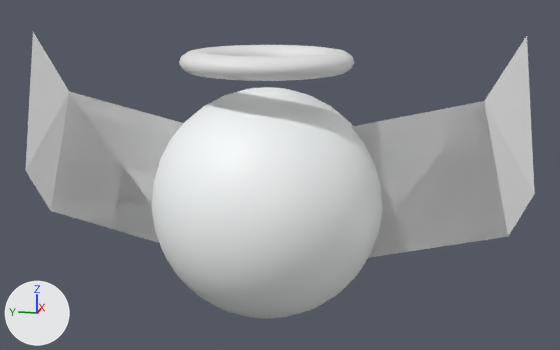
Two versions of the Blender file Assets/Imports/enemy.blend, one commit apart.
The view is the same before and after, from a camera (50 mm lens) standing at (-6.4, -1.39, 1.85) and looking at (0.03, -0.11, 0.24). Every picture has the same lights, and +X, +Y and +Z are marked at lower left.
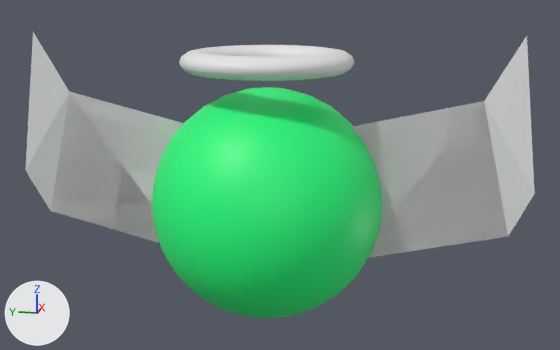
Boxes (x1, y1, x2, y2) around the edits, measured in the pictures (560 x 350 px):
'Sphere', surface changed (white to green)
    both: (152, 87, 383, 319)

The change, as a diff of the scene's bpy script:
```diff
--- a/Assets/Imports/enemy.blend.py
+++ b/Assets/Imports/enemy.blend.py
@@ img_body @@
+img_body = load_image('Body', 'BodyTexture.png', 1024, 1024, 'sRGB')
@@ mat_body @@
 mat_body = principled_material('Body')
-mat_body.base_color = (0.973, 1.0, 1.0)  # white #fcffff
+mat_body.texture = img_body
```
